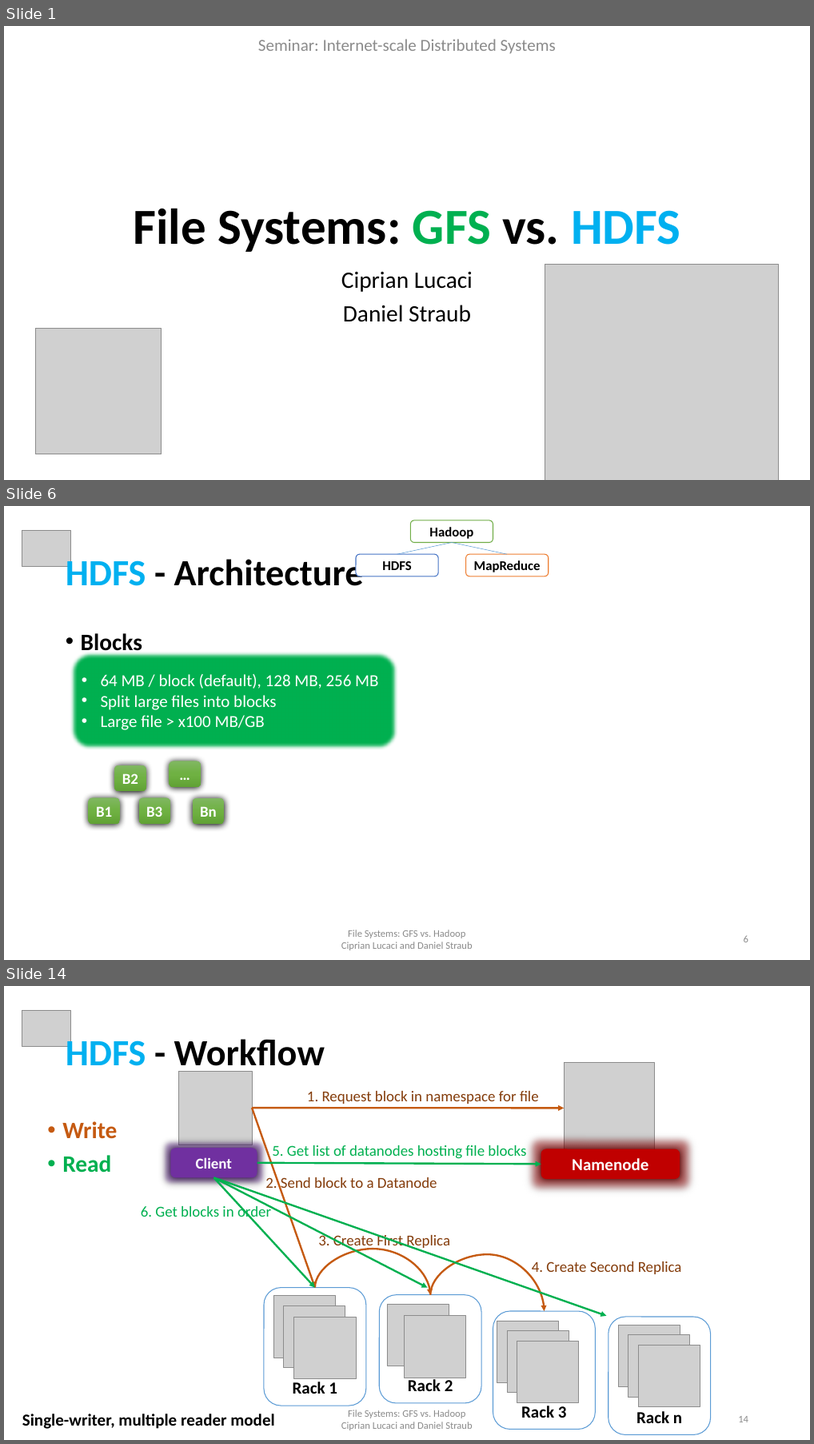
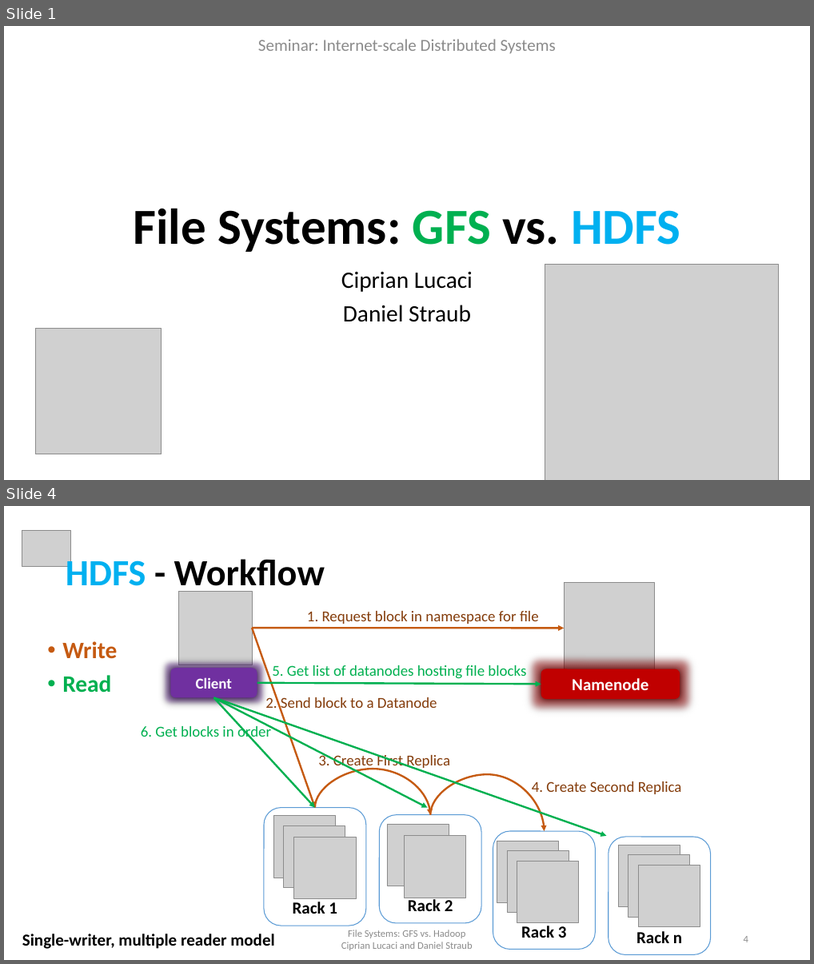
Before and after one commit to cipri7329/ss15-seminar, a slide deck: Presentation/DistributedFileSystems.pptx. Shown one above the other, each under a label of ours: slides 1, 6 and 14 before the commit, slides 1 and 4 after it; the slides between them are not shown. The pictures are 814x1444 and 814x964 pixels, drawn with LibreOffice and Linux fonts; fonts in the diff are those of the drawing; grey boxes stand for pictures; background and template pictures are left out. Boxes give left, top, right and bottom in pixels: in the first picture for what was removed or moved away, otherwise in the second. Text is boxed around its words. In the diff, an @@ line names an element or a change of style, - is before the commit and + after.

```diff
--- a/Presentation/DistributedFileSystems.pptx
+++ b/Presentation/DistributedFileSystems.pptx
@@ slide 6 removed at (x1=4, y1=506, x2=810, y2=960), background #FFFFFF @@
@@ picture removed at (x1=22, y1=530, x2=70, y2=567) @@
@@ group removed at (x1=356, y1=520, x2=549, y2=576): 3 rounded rectangles, 2 lines @@
-Hadoop
-HDFS
-MapReduce
@@ title removed at (x1=66, y1=555, x2=364, y2=586) @@
-HDFS - Architecture
@@ text removed at (x1=81, y1=633, x2=142, y2=656) @@
-• Blocks
@@ rounded rectangle removed at (x1=71, y1=652, x2=398, y2=749) @@
-• 64 MB / block (default), 128 MB, 256 MB
-• Split large files into blocks
-• Large file > x100 MB/GB
@@ group removed at (x1=88, y1=760, x2=224, y2=824): 5 rounded rectangles @@
-B1
-B2
-B3
-…
-Bn
@@ text removed at (x1=342, y1=929, x2=472, y2=950) @@
-File Systems: GFS vs. Hadoop
-Ciprian Lucaci and Daniel Straub
@@ page number removed at (x1=744, y1=935, x2=749, y2=942) @@
-6
@@ what was slide 14 is now slide 4 @@
@@ page number at (x1=744, y1=936, x2=749, y2=942): text changed @@
-14
+4
```
Also in this commit, not shown: 8 slides changed, 10 other slides removed.
